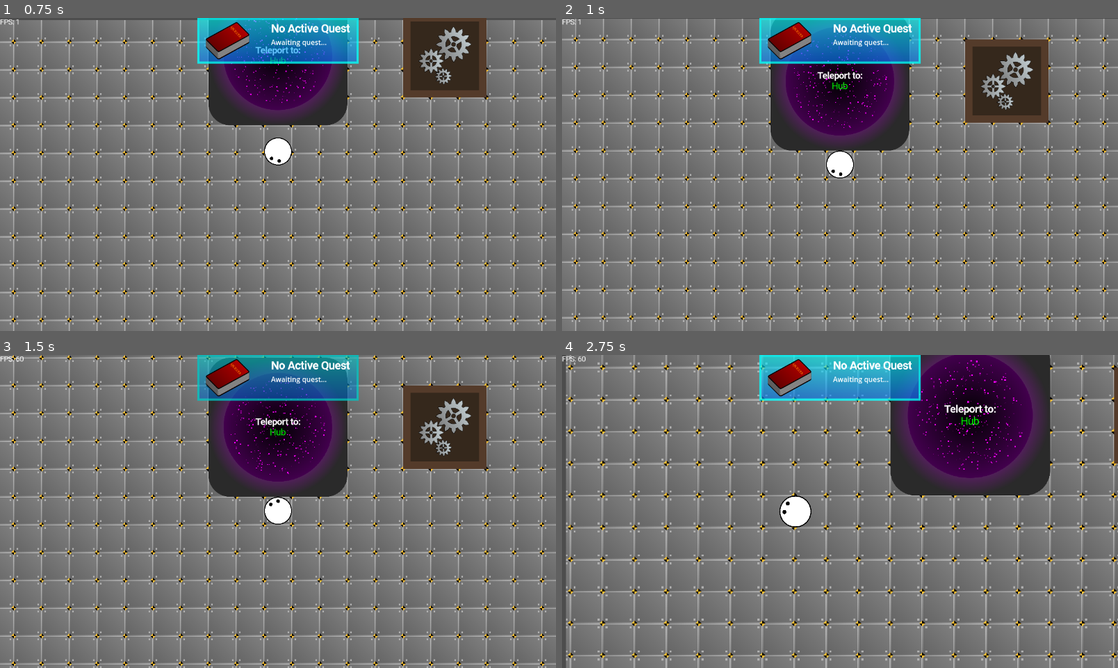
Above: before the commit, frames 1-4 (two rows, left to right).
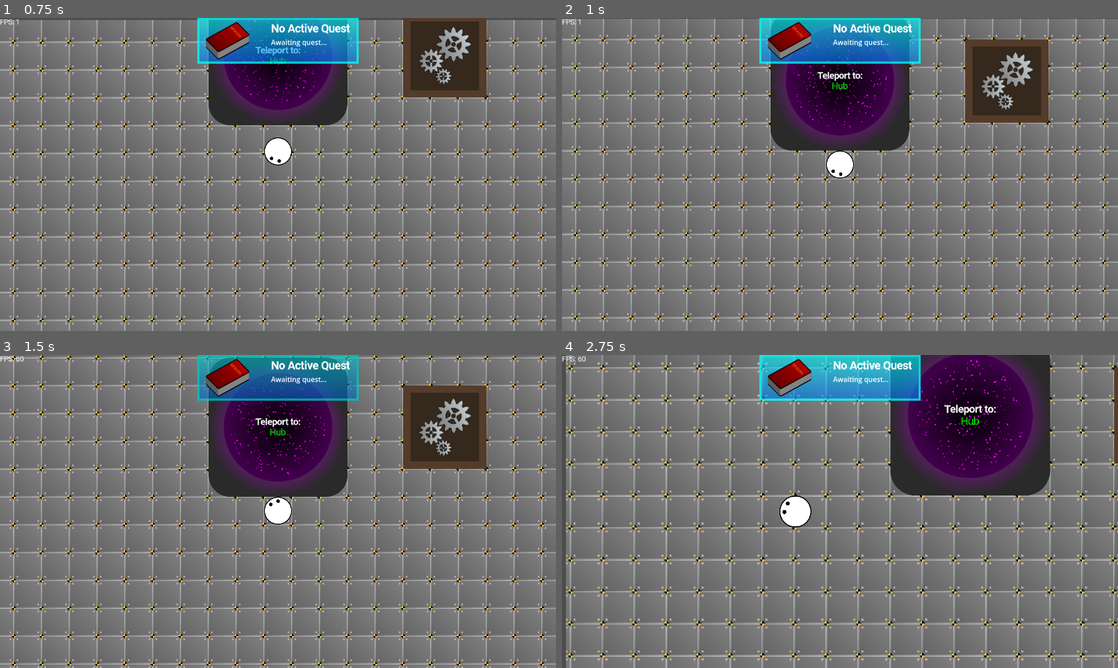
Above: after the commit, the same moments.

Repository: TrueSunGaming/industrial-revolution-2
Game: Godot game, scene res://scenes/main/main.tscn
Two runs of this game, one before a commit and one after it. Both use one fixed random seed, a clock stepped at 60 frames per second and the inputs below.
Inputs (mouse positions are in pixels of both pictures, inside the frame that each line leads up to):
- Up to frame 1 (0.75 s): move the mouse to (250, 237) at 0.52 s; hold W (up) from 0.53 s (still down); click (250, 237) at 0.6 s
- Up to frame 2 (1 s): keep holding W (up)
- Up to frame 3 (1.5 s): keep holding W (up); move the mouse to (211, 355) at 1.27 s; right-click (211, 355) at 1.35 s; click (211, 355) at 1.42 s
- Up to frame 4 (2.75 s): move the mouse to (673, 464) at 2.02 s; release W (up) at 2.03 s; hold A (left) from 2.03 s (still down); hold Mouse wheel up (zoomin) from 2.03 s (still down)

Frame 1 is identical in both runs. In frame 2, 0.1% of the frame differs, in the area x 27-98%, y 6-97%; in frame 3, 0.3%; in frame 4, 0.8%, in the area x 0-100%, y 3-97%.

Commit message:
adjust player hitbox to prevent getting stuck

Diff:
--- a/scenes/player/Player.tscn
+++ b/scenes/player/Player.tscn
@@ -4,7 +4,7 @@
 [ext_resource type="Texture2D" uid="uid://buxoff00exjty" path="res://scenes/player/player.svg" id="1_owmsa"]
 
 [sub_resource type="CircleShape2D" id="CircleShape2D_oki5b"]
-radius = 32.0
+radius = 31.9
 
 [node name="Player" type="CharacterBody2D"]
 z_index = 2
